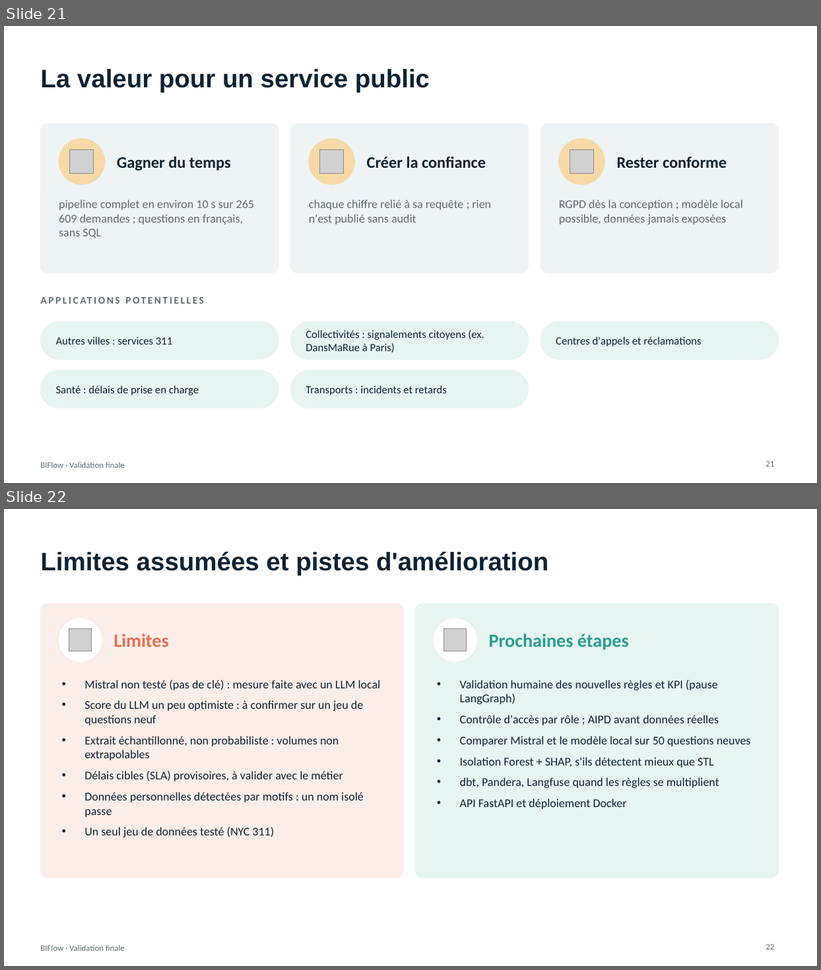
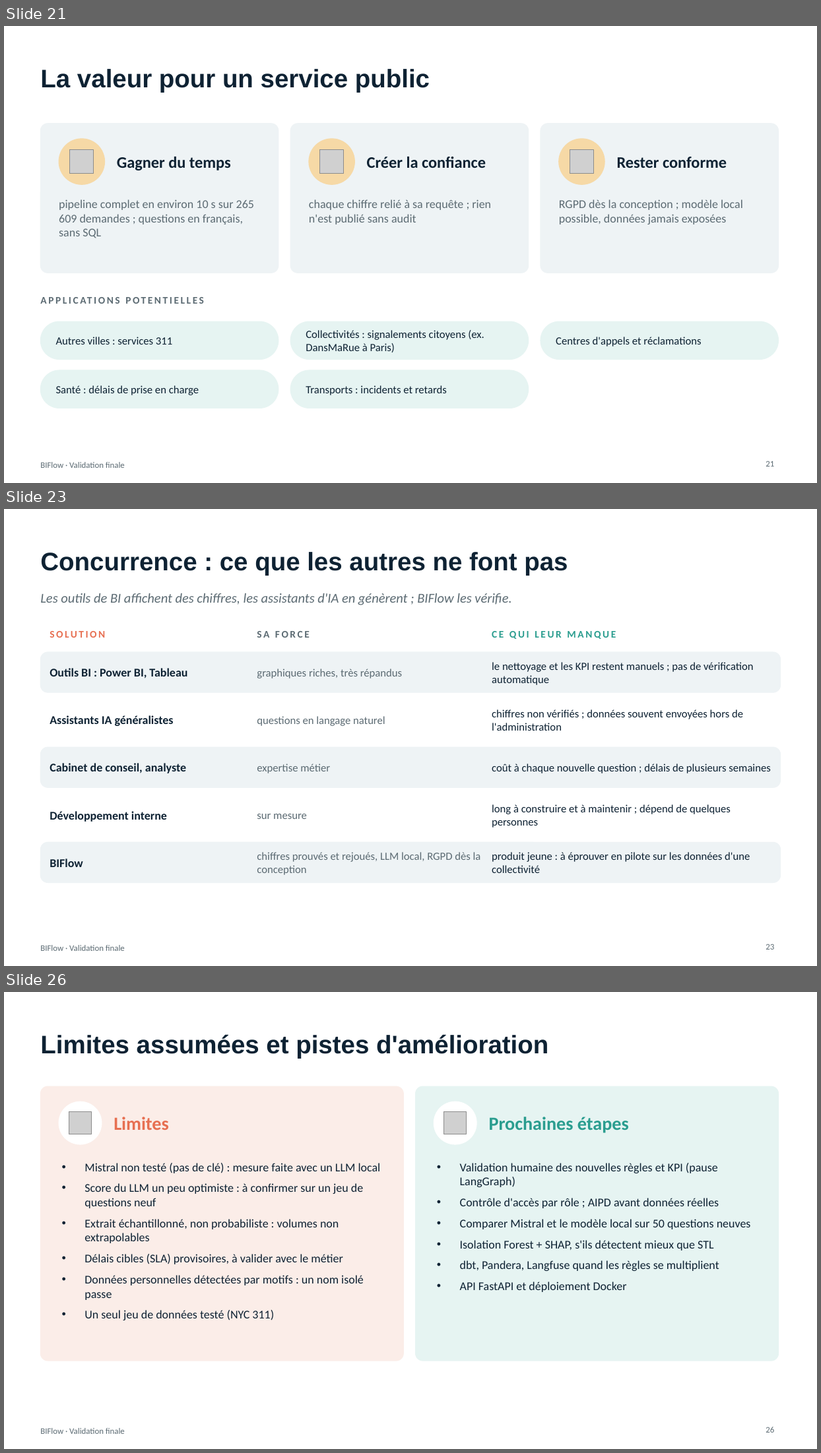
Before and after one commit to ranim147/Bi_Flow_Project, a slide deck: livrables/BIFlow_Validation.pptx. Shown one above the other, each under a label of ours: slides 21 and 22 before the commit, slides 21, 23 and 26 after it; the slides between them are not shown. The pictures are 821x970 and 821x1453 pixels, drawn with LibreOffice and Linux fonts; fonts in the diff are those of the drawing; grey boxes stand for pictures. Boxes give left, top, right and bottom in pixels: in the first picture for what was removed or moved away, otherwise in the second. Text is boxed around its words. In the diff, an @@ line names an element or a change of style, - is before the commit and + after.

```diff
--- a/livrables/BIFlow_Validation.pptx
+++ b/livrables/BIFlow_Validation.pptx
@@ slide 23 added at (4,509,817,966), background #FFFFFF; not listed: 1 template element that a slide beside it also shows @@
@@ title added at (40,552,568,576), 30 pt, text #0E2233, bold @@
+Concurrence : ce que les autres ne font pas
@@ text added at (40,593,512,605), 16 pt, text #5C6B73, italic @@
+Les outils de BI affichent des chiffres, les assistants d'IA en génèrent ; BIFlow les vérifie.
@@ text added at (50,631,105,638), 12 pt, text #E76F51, bold @@
+SOLUTION
@@ text added at (257,631,310,638), 12 pt, text #5C6B73, bold @@
+SA FORCE
@@ text added at (492,631,616,639), 12 pt, text #2A9D8F, bold @@
+CE QUI LEUR MANQUE
@@ rounded rectangle added at (40,652,781,692), fill #EEF3F5, outline #EEF3F5 1 pt @@
@@ text added at (492,662,754,685), 13 pt, text #0E2233 @@
+le nettoyage et les KPI restent manuels ; pas de vérification automatique
@@ text added at (50,668,187,679), 14 pt, text #0E2233, bold @@
+Outils BI : Power BI, Tableau
@@ text added at (257,669,402,679), 13 pt, text #5C6B73 @@
+graphiques riches, très répandus
@@ rounded rectangle added at (40,700,781,740), fill #FFFFFF, outline #FFFFFF 1 pt @@
@@ text added at (50,716,174,726), 14 pt, text #0E2233, bold @@
+Assistants IA généralistes
@@ text added at (257,716,385,726), 13 pt, text #5C6B73 @@
+questions en langage naturel
@@ text added at (492,710,743,731), 13 pt, text #0E2233 @@
+chiffres non vérifiés ; données souvent envoyées hors de l'administration
@@ rounded rectangle added at (40,747,781,788), fill #EEF3F5, outline #EEF3F5 1 pt @@
@@ text added at (50,763,186,774), 14 pt, text #0E2233, bold @@
+Cabinet de conseil, analyste
@@ text added at (257,764,330,774), 13 pt, text #5C6B73 @@
+expertise métier
@@ text added at (492,764,770,774), 13 pt, text #0E2233 @@
+coût à chaque nouvelle question ; délais de plusieurs semaines
@@ rounded rectangle added at (40,795,781,835), fill #FFFFFF, outline #FFFFFF 1 pt @@
@@ text added at (492,805,731,828), 13 pt, text #0E2233 @@
+long à construire et à maintenir ; dépend de quelques personnes
@@ text added at (50,811,167,822), 14 pt, text #0E2233, bold @@
+Développement interne
@@ text added at (257,814,307,819), 13 pt, text #5C6B73 @@
+sur mesure
@@ rounded rectangle added at (40,843,781,883), fill #EEF3F5, outline #EEF3F5 1 pt @@
@@ text added at (50,859,83,867), 14 pt, text #0E2233, bold @@
+BIFlow
@@ text added at (257,852,481,875), 13 pt, text #5C6B73 @@
+chiffres prouvés et rejoués, LLM local, RGPD dès la conception
@@ text added at (492,852,750,873), 13 pt, text #0E2233 @@
+produit jeune : à éprouver en pilote sur les données d'une collectivité
@@ page number added at (766,944,774,950), 10 pt, text #5C6B73 @@
+23
@@ what was slide 22 is now slide 26 @@
@@ page number at (766,1427,774,1433): text changed @@
-22
+26
```
Also in this commit, not shown: 4 slides changed, 3 other slides added, 4 other files.
